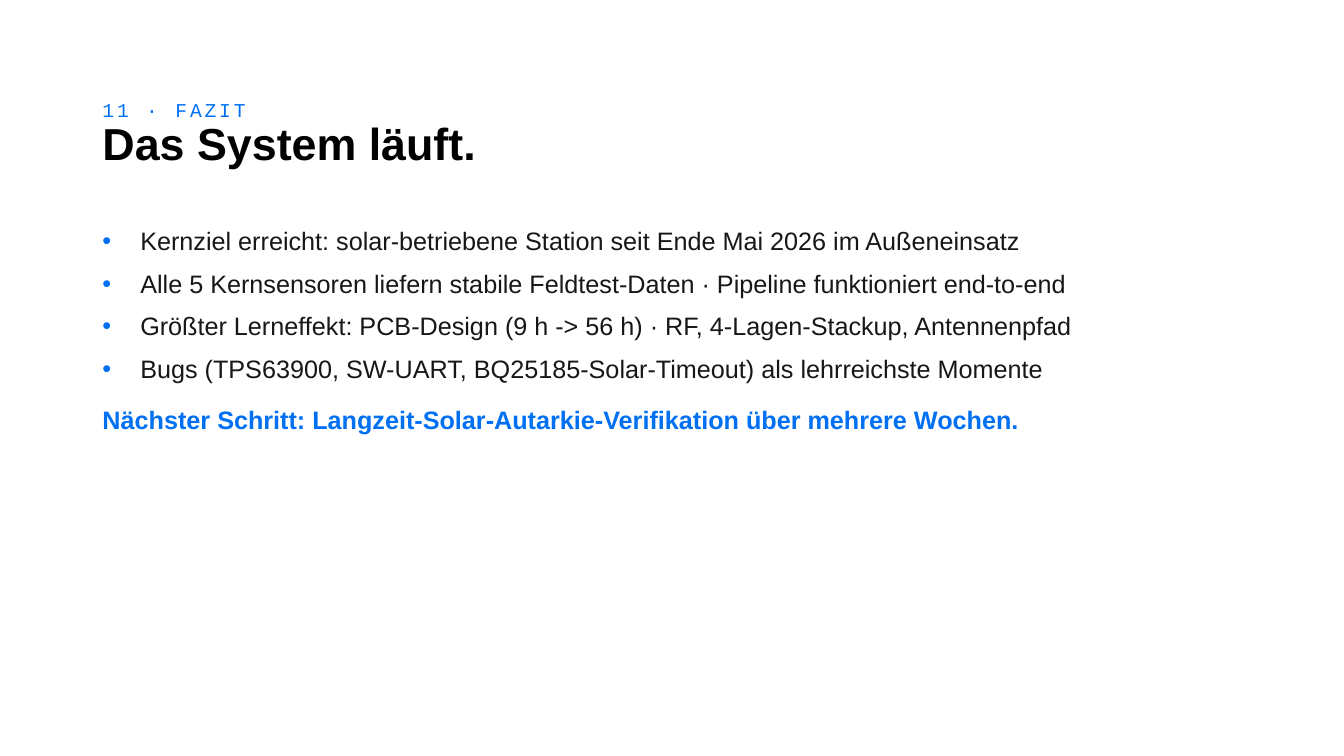
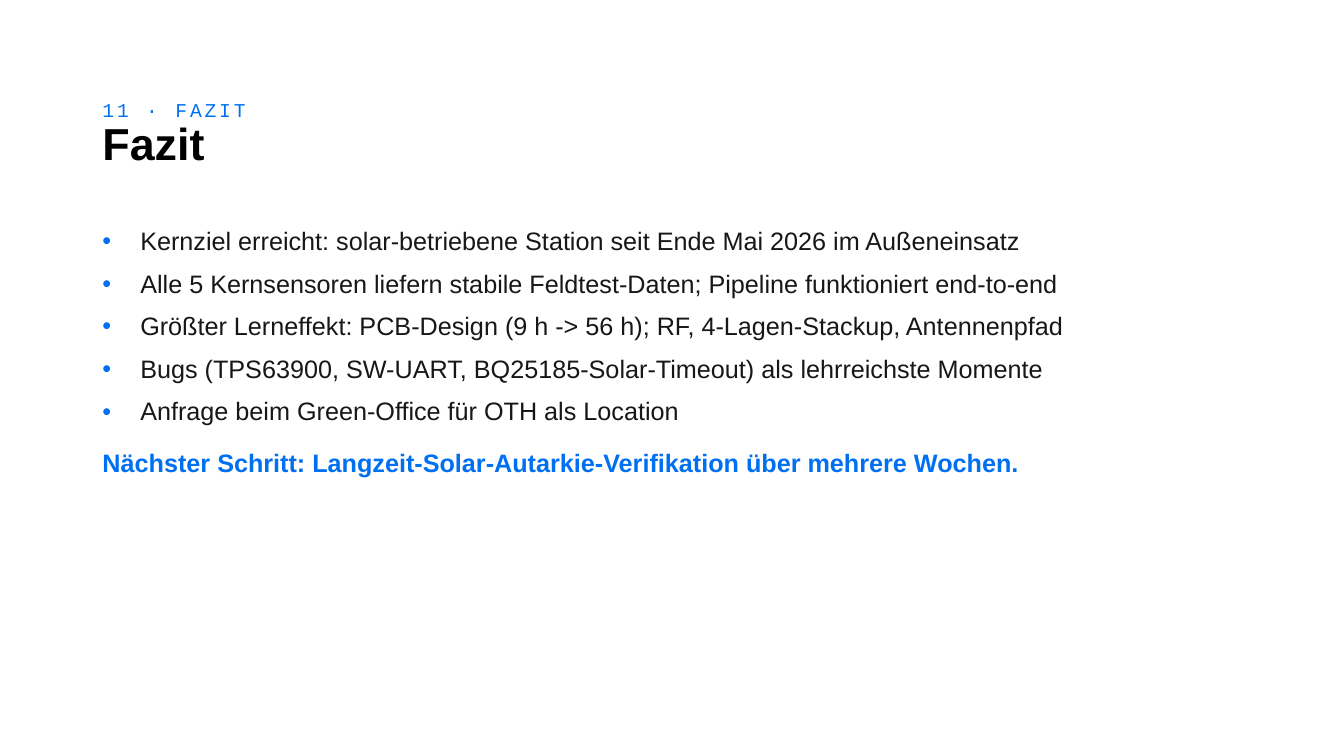
Before and after one commit to TexhFexLabs/HydroNodeStation, a slide deck: slide 12 of doc/study-documentation/dapi_presentation.pptx. Drawn at 1344x756 pixels with LibreOffice and Linux fonts; fonts in the diff are those of the drawing; background and template pictures are left out. Boxes give left, top, right and bottom in pixels: in the first picture for what was removed or moved away, otherwise in the second. Text is boxed around its words. In the diff, an @@ line names an element or a change of style, - is before the commit and + after.

```diff
--- a/doc/study-documentation/dapi_presentation.pptx
+++ b/doc/study-documentation/dapi_presentation.pptx
@@ title at bbox=[102, 127, 204, 161]: text changed @@
-Das System läuft.
+Fazit
@@ text at bbox=[140, 274, 1063, 341]: text changed @@
-• Alle 5 Kernsensoren liefern stabile Feldtest-Daten · Pipeline funktioniert end-to-end
-• Größter Lerneffekt: PCB-Design (9 h -> 56 h) · RF, 4-Lagen-Stackup, Antennenpfad
+• Alle 5 Kernsensoren liefern stabile Feldtest-Daten; Pipeline funktioniert end-to-end
+• Größter Lerneffekt: PCB-Design (9 h -> 56 h); RF, 4-Lagen-Stackup, Antennenpfad
@@ text at bbox=[140, 401, 678, 426]: paragraph added @@
+• Anfrage beim Green-Office für OTH als Location
```
Also in this commit, not shown: 5 other slides changed.
